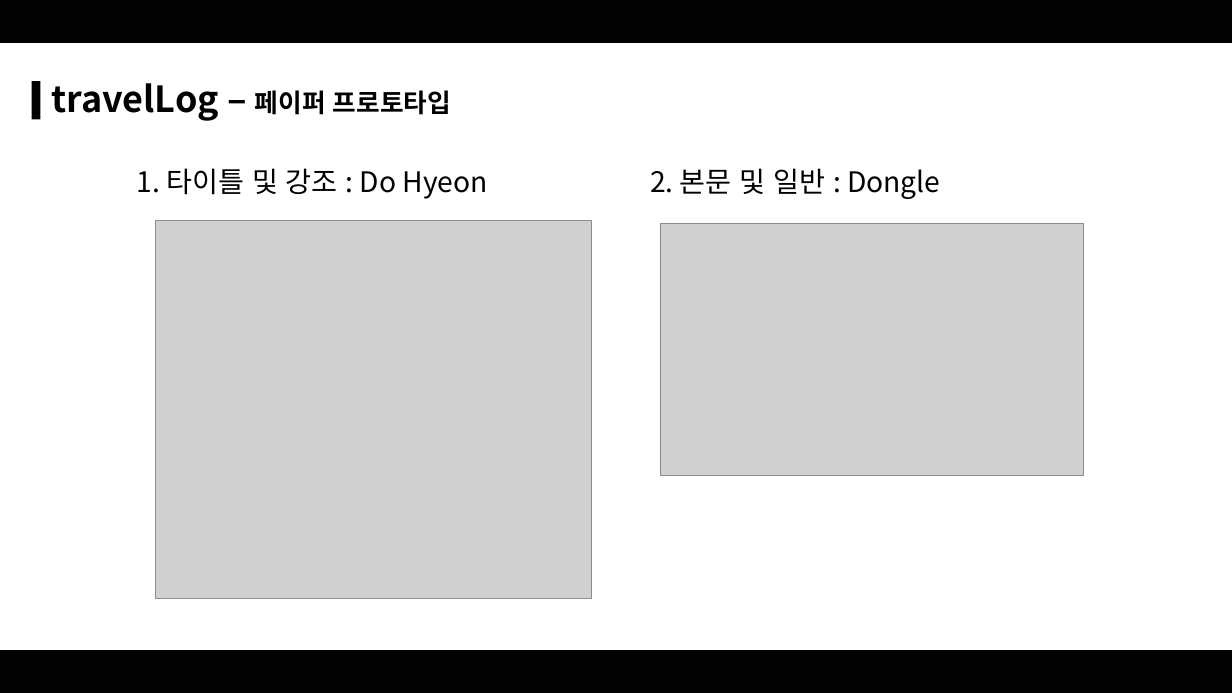
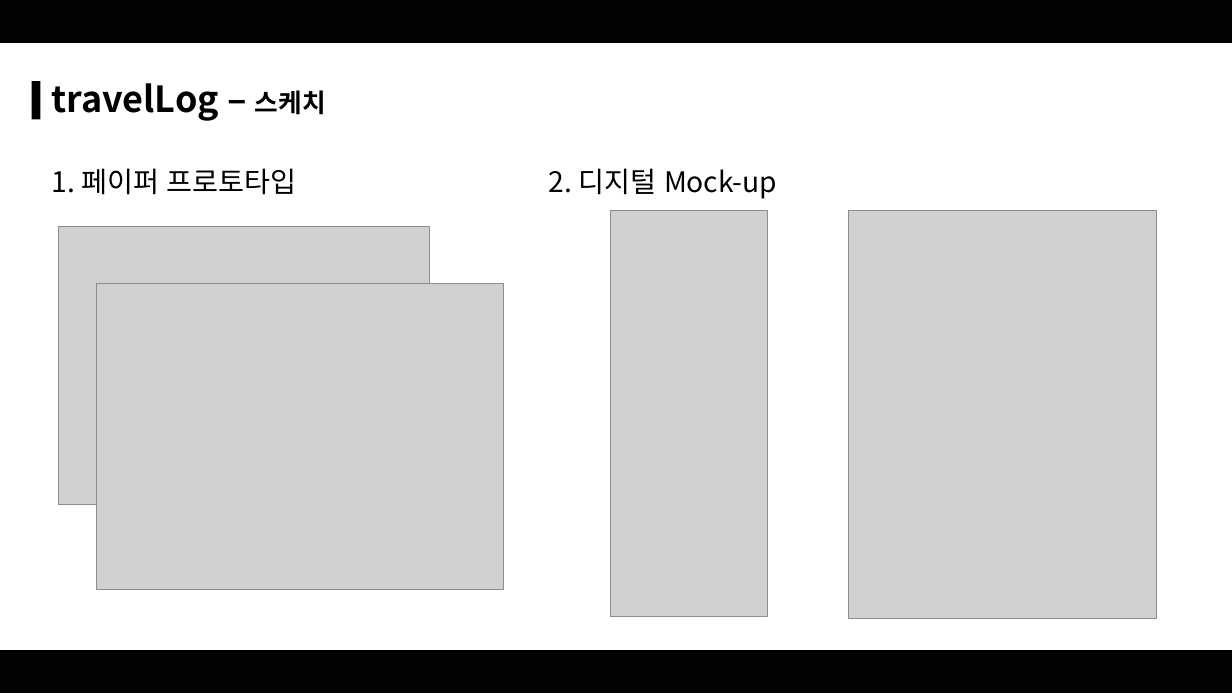
Before and after one commit to Sydneylog/travellog, a slide deck: slide 8 of travelLog.pptx. Drawn at 1232x693 pixels with LibreOffice and Linux fonts; fonts in the diff are those of the drawing; grey boxes stand for pictures. Boxes give left, top, right and bottom in pixels: in the first picture for what was removed or moved away, otherwise in the second. Text is boxed around its words. In the diff, an @@ line names an element or a change of style, - is before the commit and + after.

```diff
--- a/travelLog.pptx
+++ b/travelLog.pptx
@@ title at [52,83,326,121]: text changed @@
-travelLog – 페이퍼 프로토타입
+travelLog – 스케치
@@ subtitle at [52,168,297,195]: text changed @@
-1. 타이틀 및 강조 : Do Hyeon
+1. 페이퍼 프로토타입
@@ text at [549,168,777,199]: text changed @@
-2. 본문 및 일반 : Dongle
+2. 디지털 Mock-up
@@ picture added at [59,227,430,505] @@
@@ picture added at [611,211,767,617] @@
@@ picture removed at [660,224,1083,476] @@
@@ picture added at [848,211,1156,619] @@
@@ picture at [96,284,504,590]: rotation 0 to 270 degrees @@
```
Also in this commit, not shown: 4 other slides changed, 4 other files.
